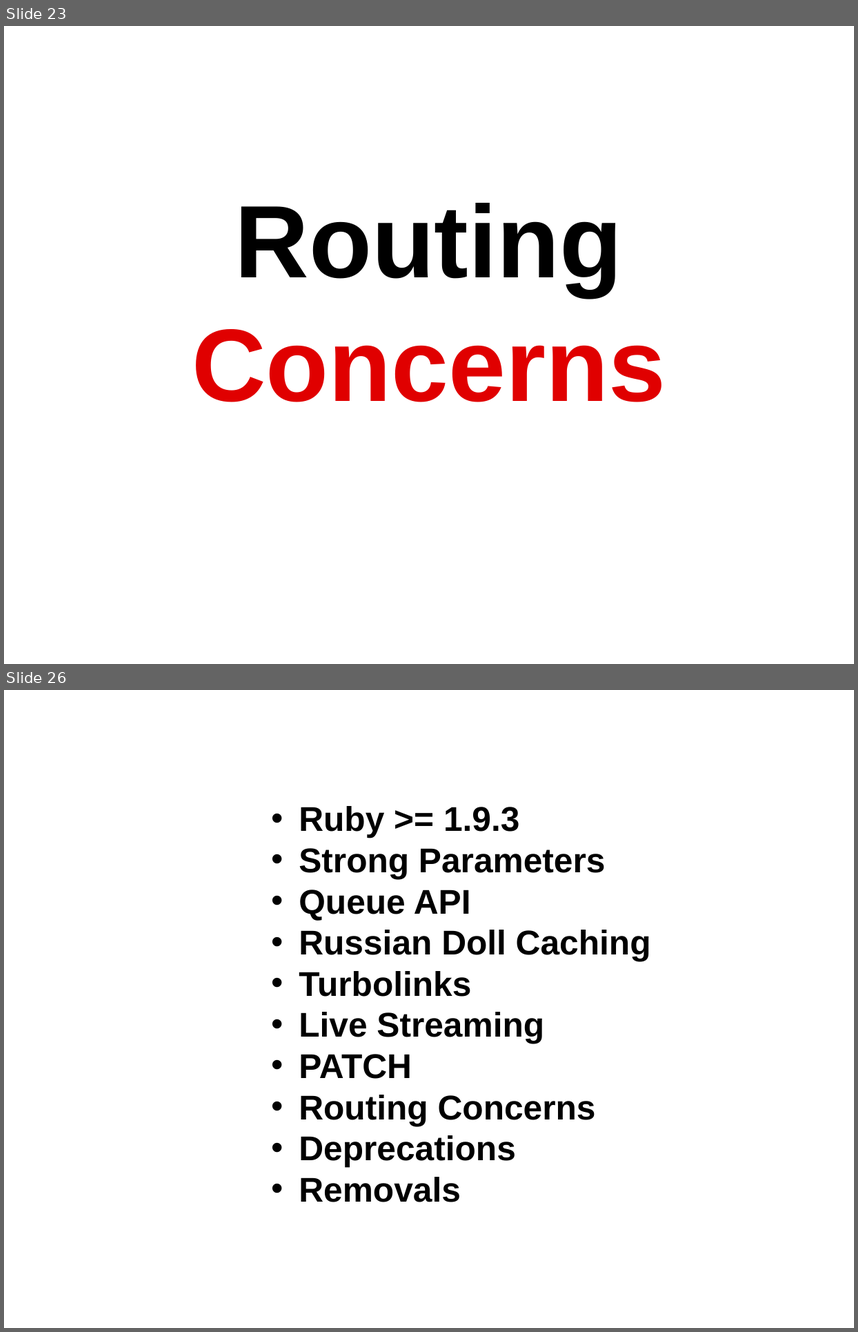
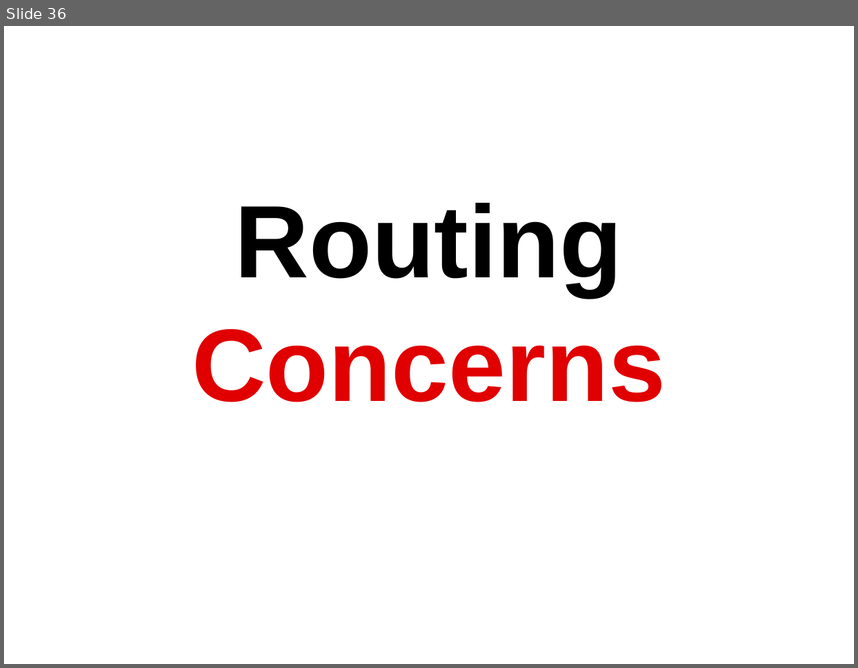
Before and after one commit to b4mboo/slides, a slide deck: rails/rails_4.odp. Shown one above the other, each under a label of ours: slides 23 and 26 before the commit, slide 36 after it; the slides between them are not shown. The pictures are 858x1332 and 858x668 pixels, drawn with LibreOffice and Linux fonts; fonts in the diff are those of the drawing; background and template pictures are left out. Boxes give left, top, right and bottom in pixels: in the first picture for what was removed or moved away, otherwise in the second. Text is boxed around its words. In the diff, an @@ line names an element or a change of style, - is before the commit and + after.

```diff
--- a/rails/rails_4.odp
+++ b/rails/rails_4.odp
@@ slide 26 removed at <box>4,690,854,1328</box>, background picture (left out) @@
@@ subtitle removed at <box>299,806,651,1202</box> @@
-• Ruby >= 1.9.3
-• Strong Parameters
-• Queue API
-• Russian Doll Caching
-• Turbolinks
-• Live Streaming
-• PATCH
-• Routing Concerns
-• Deprecations
-• Removals
@@ what was slide 23 is now slide 36 @@
```
Also in this commit, not shown: 3 slides changed, 26 slides added, 3 other slides removed, 3 other files.
